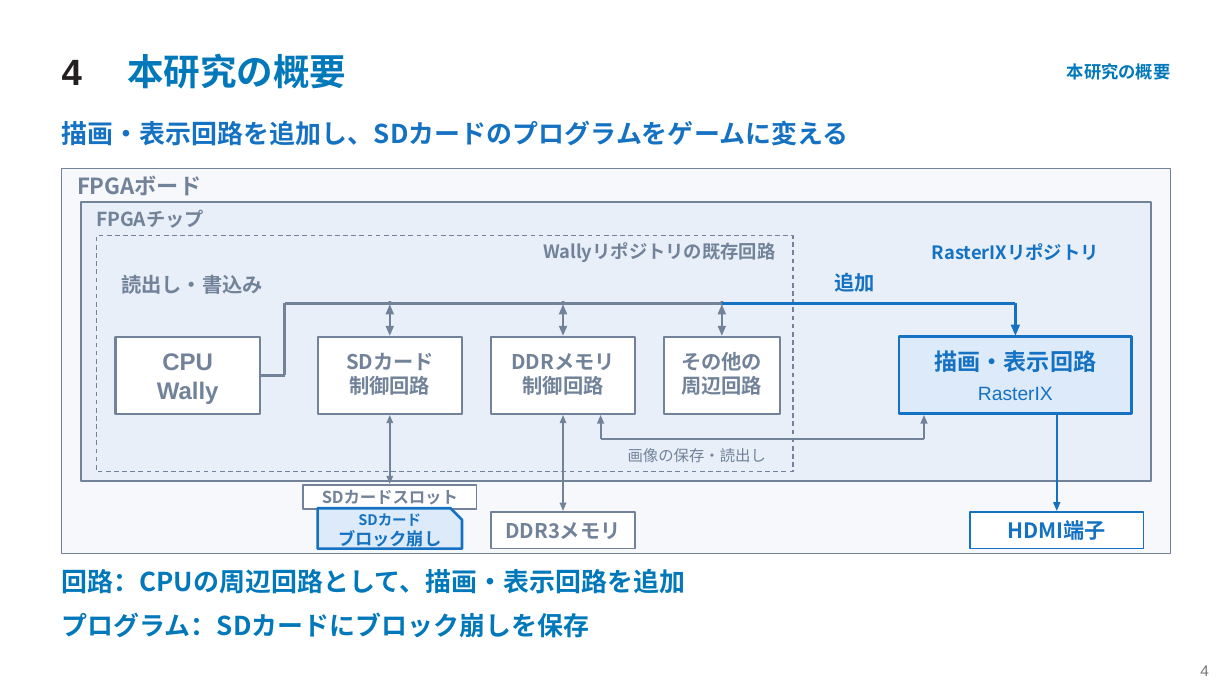
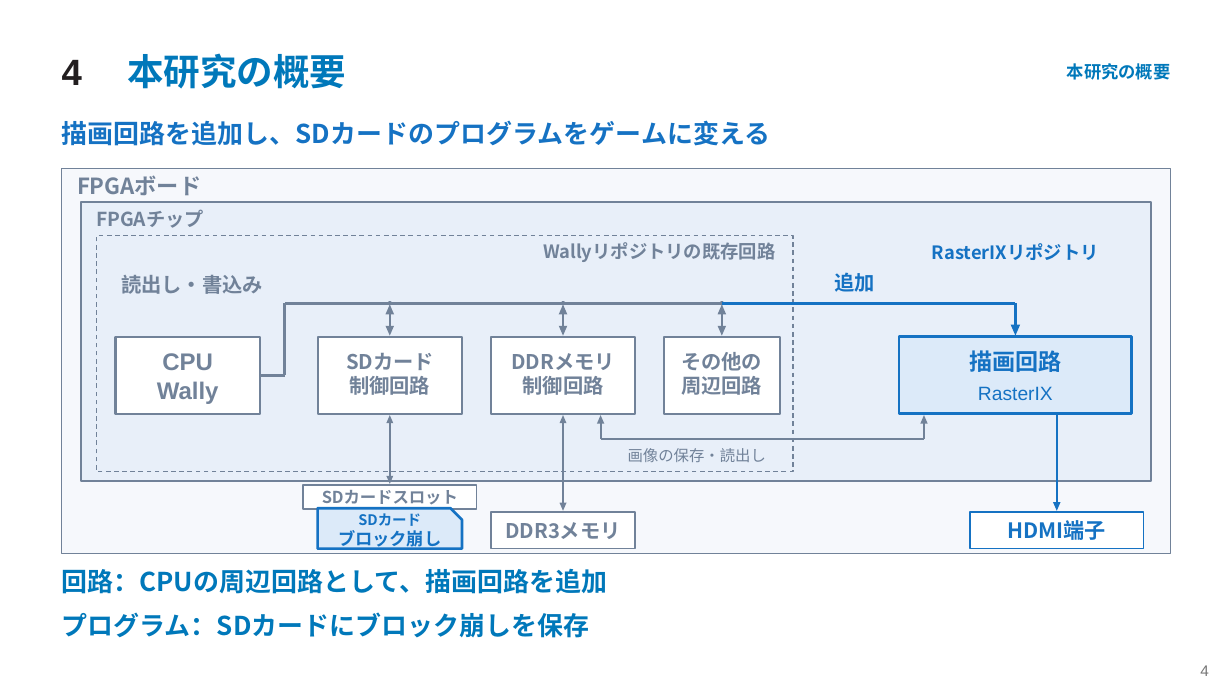
Before and after one commit to SoshiroFujimori/wally-game-console-research, a slide deck: slide 4 of docs/presentation/中間発表_主要事項.pptx. Drawn at 1232x693 pixels with LibreOffice and Linux fonts; fonts in the diff are those of the drawing. Boxes give left, top, right and bottom in pixels: in the first picture for what was removed or moved away, otherwise in the second. Text is boxed around its words. In the diff, an @@ line names an element or a change of style, - is before the commit and + after.

```diff
--- a/docs/presentation/中間発表_主要事項.pptx
+++ b/docs/presentation/中間発表_主要事項.pptx
@@ text at [62, 120, 771, 146]: text changed @@
-描画・表示回路を追加し、SDカードのプログラムをゲームに変える
+描画回路を追加し、SDカードのプログラムをゲームに変える
@@ text at [969, 346, 1061, 375]: text changed @@
-描画・表示回路
+描画回路
@@ text at [62, 568, 608, 594]: text changed @@
-回路：CPUの周辺回路として、描画・表示回路を追加
+回路：CPUの周辺回路として、描画回路を追加
```
Also in this commit, not shown: 9 other slides changed, 17 other files.
